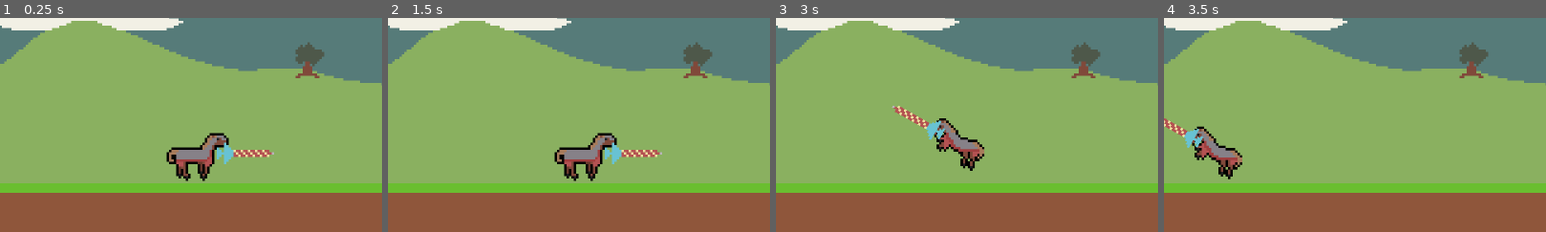
Above: before the commit, frames 1-4 (left to right).
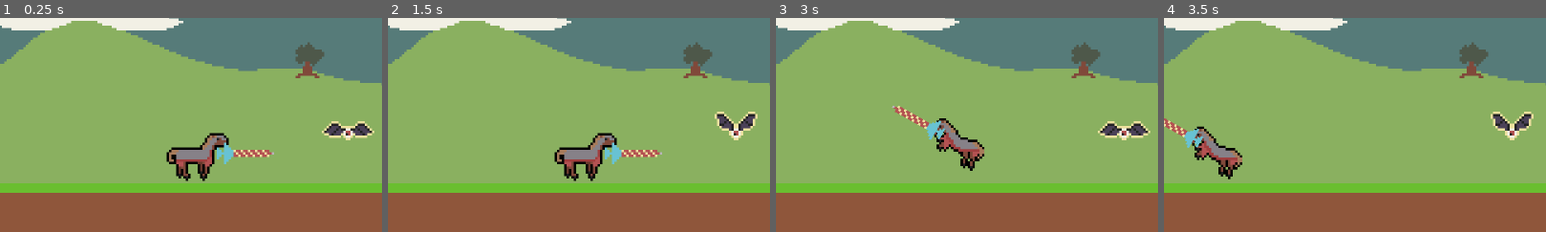
Above: after the commit, the same moments.

Repository: ErwinPrograms/Mini-Jam-205-Horses
Game: Godot game, scene res://scenes/roots/game.tscn
Same seed, same stepped clock (60 frames per second), same inputs: the game is played once before the commit and once after it.
Inputs (mouse positions are % of the whole screen's width and height, from its top left):
- Up to frame 1 (0.25 s): no input
- Up to frame 2 (1.5 s): tap Enter (ui_accept) at 0.5, 0.6, 0.77, 1.07 s; move the mouse to (72, 45) at 0.52 s; hold Right (ui_right) from 0.53 s (still down); move the mouse to (30, 55) at 1.27 s; click (30, 55) at 1.35 s
- Up to frame 3 (3 s): tap Enter (ui_accept) at 1.52, 1.55, 1.82, 2, 2.1, 2.75 s; move the mouse to (60, 28) at 2.02 s; release Right (ui_right) at 2.03 s; hold Left (ui_left) 2.03-2.78 s; move the mouse to (45, 70) at 2.77 s; hold Right (ui_right) from 2.78 s (still down); click (45, 70) at 2.85 s
- Up to frame 4 (3.5 s): keep holding Right (ui_right); tap Enter (ui_accept) at 3.02, 3.05, 3.32 s
The pictures show only the part of the screen within x 18-68%, y 48-98%; the shares and areas given below are measured in that part.

The runs differ from the first frame. In frame 1, 0.8% of the frame differs, in the area x 84-98%, y 48-58%; in frame 2, 0.8%, in the area x 85-97%, y 43-58%; in frame 3, 0.8%; in frame 4, 0.8%.

Commit message:
Add EyeballBat enemy without movement. Has health, damage, and stun

Diff:
--- a/project.godot
+++ b/project.godot
@@ -40,6 +40,7 @@
 2d_physics/layer_5="Floor"
 2d_physics/layer_6="PlayerHitbox"
 2d_physics/layer_7="EnemyHitbox"
+2d_physics/layer_8="PlayerWeapon"
 
 [physics]
 
--- /dev/null
+++ b/scenes/characters/enemies/eyeball_bat.gd
@@ -0,0 +1,88 @@
+class_name EyeballBat
+extends CharacterBody2D
+
+signal died()
+
+const SPEED = 300.0
+const MAX_HEALTH: int = 2
+const STUN_DURATION: float = 0.5
+
+var _current_health: int = MAX_HEALTH:
+	set(value):
+		if _current_health == 0:
+			return
+
+		if value <= 0:
+			die()
+		# Stun activates ANY health change (healing included)
+		stun_self()
+		_current_health = value
+	get:
+		return _current_health
+var _is_stunned: bool = false:
+	set(value):
+		if value and !_is_stunned:
+			stun_timer.start()
+		_is_stunned = value
+	get:
+		return _is_stunned
+
+@onready var stun_timer: Timer = $StunTimer
+@onready var hitbox_area: Area2D = $HitboxArea
+@onready var animated_sprite_2d: AnimatedSprite2D = $AnimatedSprite2D
+@onready var hit_audio: AudioStreamPlayer2D = $HitAudio
+@onready var hurtbox_area: Area2D = $HurtboxArea
+
+
+func _physics_process(delta: float) -> void:
+	# Add the gravity.
+	if _is_stunned and not is_on_floor():
+		if not is_on_floor():
+			velocity += get_gravity() * delta
+		return
+
+
+	# Get the input direction and handle the movement/deceleration.
+	# As good practice, you should replace UI actions with custom gameplay actions.
+	#var direction := Input.get_axis("ui_left", "ui_right")
+	#if direction:
+		#velocity.x = direction * SPEED
+	#else:
+		#velocity.x = move_toward(velocity.x, 0, SPEED)
+
+	move_and_slide()
+
+func take_damage(amount: int) -> void:
+	_current_health -= amount
+	hit_audio.play()
+
+	animated_sprite_2d.modulate = Color.RED
+	await get_tree().create_timer(0.1).timeout
+	animated_sprite_2d.modulate = Color.WHITE
+
+
+func stun_self() -> void:
+	# Many of the stun effects are in _physics_process
+	_is_stunned = true
+	hitbox_area.monitoring = false
+
+
+func _on_stun_timer_timeout() -> void:
+	hitbox_area.monitoring = true
+
+	_is_stunned = false
+
+func die() -> void:
+	died.emit()
+	hurtbox_area.area_entered.disconnect(_on_hurtbox_area_area_entered)
+
+	var death_fade := get_tree().create_tween()
+	death_fade.tween_property(animated_sprite_2d, "modulate:a", 0, 1)
+
+	await get_tree().create_timer(1).timeout
+	queue_free()
+
+
+func _on_hurtbox_area_area_entered(area: Area2D) -> void:
+	if area is LanceWeapon:
+		take_damage(area.damage)
--- /dev/null
+++ b/scenes/characters/enemies/eyeball_bat.tscn
@@ -0,0 +1,73 @@
+[gd_scene format=3 uid="uid://deannrps0wbic"]
+
+[ext_resource type="Texture2D" uid="uid://c7wxjmmltadyf" path="res://assets/sprites/flying-eyeball-outline-Sheet.png" id="1_5xjl2"]
+[ext_resource type="Script" uid="uid://dubxrewgqi377" path="res://scenes/characters/enemies/eyeball_bat.gd" id="1_xpa2w"]
+[ext_resource type="AudioStream" uid="uid://dgtdwjek060k8" path="res://assets/sfx/hurt_1.wav" id="3_22owr"]
+
+[sub_resource type="AtlasTexture" id="AtlasTexture_xpa2w"]
+atlas = ExtResource("1_5xjl2")
+region = Rect2(0, 0, 24, 24)
+
+[sub_resource type="AtlasTexture" id="AtlasTexture_22owr"]
+atlas = ExtResource("1_5xjl2")
+region = Rect2(24, 0, 24, 24)
+
+[sub_resource type="SpriteFrames" id="SpriteFrames_ll80v"]
+animations = [{
+"frames": [{
+"duration": 1.0,
+"texture": SubResource("AtlasTexture_xpa2w")
+}, {
+"duration": 1.0,
+"texture": SubResource("AtlasTexture_22owr")
+}],
+"loop": true,
+"name": &"default",
+"speed": 1.0
+}]
+
+[sub_resource type="CapsuleShape2D" id="CapsuleShape2D_ll80v"]
+radius = 6.0
+height = 24.0
+
+[sub_resource type="CircleShape2D" id="CircleShape2D_5xjl2"]
+radius = 6.0
+
+[node name="EyeballBat" type="CharacterBody2D" unique_id=1831133132]
+collision_layer = 0
+collision_mask = 24
+script = ExtResource("1_xpa2w")
+
+[node name="AnimatedSprite2D" type="AnimatedSprite2D" parent="." unique_id=1381386191]
+sprite_frames = SubResource("SpriteFrames_ll80v")
+autoplay = "default"
+
+[node name="CollisionShape2D" type="CollisionShape2D" parent="." unique_id=283836188]
+position = Vector2(0, -2)
+rotation = 1.5707964
+shape = SubResource("CapsuleShape2D_ll80v")
+
+[node name="HitboxArea" type="Area2D" parent="." unique_id=839888115]
+collision_layer = 64
+
+[node name="CollisionShape2D" type="CollisionShape2D" parent="HitboxArea" unique_id=1646017564]
+shape = SubResource("CircleShape2D_5xjl2")
+
+[node name="HurtboxArea" type="Area2D" parent="." unique_id=1102691138]
+collision_layer = 2
+collision_mask = 128
+
+[node name="CollisionShape2D" type="CollisionShape2D" parent="HurtboxArea" unique_id=517192807]
+visible = false
+position = Vector2(0, -2)
+rotation = 1.5707964
+shape = SubResource("CapsuleShape2D_ll80v")
+
+[node name="StunTimer" type="Timer" parent="." unique_id=825373236]
+wait_time = 0.5
+
+[node name="HitAudio" type="AudioStreamPlayer2D" parent="." unique_id=78089535]
+stream = ExtResource("3_22owr")
+
+[connection signal="area_entered" from="HurtboxArea" to="." method="_on_hurtbox_area_area_entered"]
+[connection signal="timeout" from="StunTimer" to="." method="_on_stun_timer_timeout"]
--- a/scenes/characters/horse_player.tscn
+++ b/scenes/characters/horse_player.tscn
@@ -1,7 +1,7 @@
 [gd_scene format=3 uid="uid://bf8l5xrmmuh41"]
 
 [ext_resource type="Script" uid="uid://bxmogwg77emkv" path="res://scenes/characters/horse_player.gd" id="1_ersk7"]
-[ext_resource type="Texture2D" uid="uid://sc6o3nhn55iv" path="res://assets/horse-knight-outline.png" id="2_gvtg4"]
+[ext_resource type="Texture2D" uid="uid://sc6o3nhn55iv" path="res://assets/sprites/horse-knight-outline.png" id="2_gvtg4"]
 [ext_resource type="PackedScene" uid="uid://cgerjl4w3soyo" path="res://scenes/objects/lance_weapon.tscn" id="3_gvtg4"]
 
 [sub_resource type="PhysicsMaterial" id="PhysicsMaterial_gvtg4"]
@@ -12,6 +12,7 @@
 height = 22.0
 
 [node name="HorsePlayer" type="RigidBody2D" unique_id=570504137]
+z_index = 2
 collision_mask = 25
 physics_material_override = SubResource("PhysicsMaterial_gvtg4")
 lock_rotation = true
@@ -28,6 +29,7 @@
 shape = SubResource("CapsuleShape2D_wfdm2")
 
 [node name="LanceWeapon" parent="." unique_id=1017408127 instance=ExtResource("3_gvtg4")]
+collision_layer = 128
 
 [connection signal="body_shape_entered" from="." to="." method="_on_body_shape_entered"]
 [connection signal="body_shape_exited" from="." to="." method="_on_body_shape_exited"]
--- a/scenes/objects/lance_weapon.gd
+++ b/scenes/objects/lance_weapon.gd
@@ -1,7 +1,7 @@
 class_name LanceWeapon
 extends Area2D
 
-@export var damage: int
+@export var damage: int = 1
 
 # size
 
--- a/scenes/objects/lance_weapon.tscn
+++ b/scenes/objects/lance_weapon.tscn
@@ -1,10 +1,11 @@
 [gd_scene format=3 uid="uid://cgerjl4w3soyo"]
 
 [ext_resource type="Script" uid="uid://b523u2no7orhr" path="res://scenes/objects/lance_weapon.gd" id="1_pd21u"]
-[ext_resource type="Texture2D" uid="uid://dc7lol0j3gn0b" path="res://assets/lance.png" id="1_seja1"]
+[ext_resource type="Texture2D" uid="uid://dc7lol0j3gn0b" path="res://assets/sprites/lance.png" id="1_seja1"]
 
-[sub_resource type="RectangleShape2D" id="RectangleShape2D_onb2o"]
-size = Vector2(25, 9)
+[sub_resource type="CapsuleShape2D" id="CapsuleShape2D_pd21u"]
+radius = 6.5
+height = 34.0
 
 [node name="LanceWeapon" type="Area2D" unique_id=1017408127]
 collision_layer = 32
@@ -16,5 +17,6 @@
 offset = Vector2(20, 0)
 
 [node name="CollisionShape2D" type="CollisionShape2D" parent="." unique_id=1688139811]
-position = Vector2(20.5, 0.5)
-shape = SubResource("RectangleShape2D_onb2o")
+position = Vector2(18, 0)
+rotation = 1.5707964
+shape = SubResource("CapsuleShape2D_pd21u")
--- a/scenes/roots/game.tscn
+++ b/scenes/roots/game.tscn
@@ -2,11 +2,12 @@
 
 [ext_resource type="Script" uid="uid://cug7cshhmy0s0" path="res://scenes/roots/game.gd" id="1_jmdlf"]
 [ext_resource type="PackedScene" uid="uid://bf8l5xrmmuh41" path="res://scenes/characters/horse_player.tscn" id="1_m46om"]
-[ext_resource type="Texture2D" uid="uid://b0dnfpxpt4wa7" path="res://assets/background-320-180.png" id="2_dimhi"]
+[ext_resource type="Texture2D" uid="uid://b0dnfpxpt4wa7" path="res://assets/sprites/background-320-180.png" id="2_dimhi"]
 [ext_resource type="PackedScene" uid="uid://cqbtxxdm0qyl1" path="res://scenes/terrain/border_body.tscn" id="2_yj28s"]
 [ext_resource type="PackedScene" uid="uid://dbxargdbd8olk" path="res://scenes/ui/launch_cursor.tscn" id="4_80xvq"]
 [ext_resource type="PackedScene" uid="uid://bowqhc08rt075" path="res://scenes/terrain/floor_body.tscn" id="4_n0tf4"]
 [ext_resource type="AudioStream" uid="uid://dt7fbuw8ovq2g" path="res://assets/music/Music_Loop_8_Full.ogg" id="6_n0tf4"]
+[ext_resource type="PackedScene" uid="uid://deannrps0wbic" path="res://scenes/characters/enemies/eyeball_bat.tscn" id="8_3wmit"]
 
 [node name="Game" type="Node2D" unique_id=368179119]
 script = ExtResource("1_jmdlf")
@@ -36,3 +37,8 @@
 volume_db = -20.0
 autoplay = true
 parameters/looping = true
+
+[node name="EnemiesContainer" type="Node" parent="." unique_id=1572193847]
+
+[node name="EyeballBat" parent="EnemiesContainer" unique_id=1831133132 instance=ExtResource("8_3wmit")]
+position = Vector2(205, 135)
--- a/scenes/terrain/floor_body.tscn
+++ b/scenes/terrain/floor_body.tscn
@@ -1,6 +1,6 @@
 [gd_scene format=3 uid="uid://bowqhc08rt075"]
 
-[ext_resource type="Texture2D" uid="uid://dwtx00a36142e" path="res://assets/grassy-floor.png" id="1_svyac"]
+[ext_resource type="Texture2D" uid="uid://dwtx00a36142e" path="res://assets/sprites/grassy-floor.png" id="1_svyac"]
 [ext_resource type="Script" uid="uid://muvprnac51e5" path="res://scenes/terrain/floor_body.gd" id="1_xjm48"]
 
 [sub_resource type="RectangleShape2D" id="RectangleShape2D_yj28s"]
--- /dev/null
+++ b/scenes/test/bodies_test.tscn
@@ -0,0 +1,25 @@
+[gd_scene format=3 uid="uid://boehsabeu4rnr"]
+
+[ext_resource type="PackedScene" uid="uid://bq0khrtdtveh8" path="res://scenes/roots/game.tscn" id="1_uxngh"]
+[ext_resource type="Texture2D" uid="uid://dwci8yofvnu7x" path="res://assets/sprites/horse.png" id="2_imggx"]
+[ext_resource type="Script" uid="uid://nds47eg76q5y" path="res://scenes/test/character_body_2d.gd" id="2_vo6dn"]
+
+[sub_resource type="CapsuleShape2D" id="CapsuleShape2D_vo6dn"]
+radius = 8.0
+height = 22.0
+
+[node name="BodiesTest" type="Node" unique_id=645012252]
+
+[node name="Game" parent="." unique_id=368179119 instance=ExtResource("1_uxngh")]
+
+[node name="CharacterBody2D" type="CharacterBody2D" parent="." unique_id=780019938]
+position = Vector2(104, 41)
+collision_layer = 2
+collision_mask = 24
+script = ExtResource("2_vo6dn")
+
+[node name="Sprite2D" type="Sprite2D" parent="CharacterBody2D" unique_id=1566691732]
+texture = ExtResource("2_imggx")
+
+[node name="CollisionShape2D" type="CollisionShape2D" parent="CharacterBody2D" unique_id=30550594]
+shape = SubResource("CapsuleShape2D_vo6dn")
--- /dev/null
+++ b/scenes/test/character_body_2d.gd
@@ -0,0 +1,28 @@
+extends CharacterBody2D
+
+
+const SPEED = 300.0
+const JUMP_VELOCITY = -400.0
+
+
+func _physics_process(delta: float) -> void:
+	# Add the gravity.
+	if not is_on_floor():
+		velocity += get_gravity() * delta
+
+	# Handle jump.
+	if Input.is_action_just_pressed("ui_accept") and is_on_floor():
+		velocity.y = JUMP_VELOCITY
+
+	# Get the input direction and handle the movement/deceleration.
+	# As good practice, you should replace UI actions with custom gameplay actions.
+	#var direction := Input.get_axis("ui_left", "ui_right")
+	#if direction:
+		#velocity.x = direction * SPEED
+	#else:
+		#velocity.x = move_toward(velocity.x, 0, SPEED)
+
+	if Input.is_action_just_pressed("ui_up"):
+		velocity = Vector2(60, -200)
+
+	move_and_slide()
--- a/scenes/ui/launch_cursor.tscn
+++ b/scenes/ui/launch_cursor.tscn
@@ -1,9 +1,9 @@
 [gd_scene format=3 uid="uid://dbxargdbd8olk"]
 
-[ext_resource type="Texture2D" uid="uid://8y6mdmss7m05" path="res://assets/cursor-white-24.png" id="1_jvovq"]
+[ext_resource type="Texture2D" uid="uid://8y6mdmss7m05" path="res://assets/sprites/cursor-white-24.png" id="1_jvovq"]
 [ext_resource type="Script" uid="uid://baafxj8mr36gb" path="res://scenes/ui/launch_cursor.gd" id="1_s1ivf"]
-[ext_resource type="Texture2D" uid="uid://csts0naec5b7k" path="res://assets/cursor-grow-radius-24-Sheet.png" id="2_s1ivf"]
-[ext_resource type="Texture2D" uid="uid://cltcstvltypa" path="res://assets/arrow-white-24.png" id="4_f1t7i"]
+[ext_resource type="Texture2D" uid="uid://csts0naec5b7k" path="res://assets/sprites/cursor-grow-radius-24-Sheet.png" id="2_s1ivf"]
+[ext_resource type="Texture2D" uid="uid://cltcstvltypa" path="res://assets/sprites/arrow-white-24.png" id="4_f1t7i"]
 
 [sub_resource type="AtlasTexture" id="AtlasTexture_f1t7i"]
 atlas = ExtResource("2_s1ivf")
Not shown, added: assets/sfx/blocked.wav.import
Not shown, added: assets/sfx/explosion_1.wav.import
Not shown, added: assets/sfx/explosion_5.wav.import
Not shown, added: assets/sfx/harsh_destruction.wav.import
Not shown, added: assets/sfx/hurt_1.wav.import
Not shown, added: assets/sfx/shrink.wav.import
Not shown, added: assets/sfx/wobble.wav.import
Renamed: assets/arrow-white-24.png -> assets/sprites/arrow-white-24.png
Not shown, changed: assets/sprites/arrow-white-24.png.import
Renamed: assets/background-320-180.png -> assets/sprites/background-320-180.png
Not shown, changed: assets/sprites/background-320-180.png.import
Renamed: assets/cursor-grow-radius-24-Sheet.png -> assets/sprites/cursor-grow-radius-24-Sheet.png
(and 26 more such lines)
